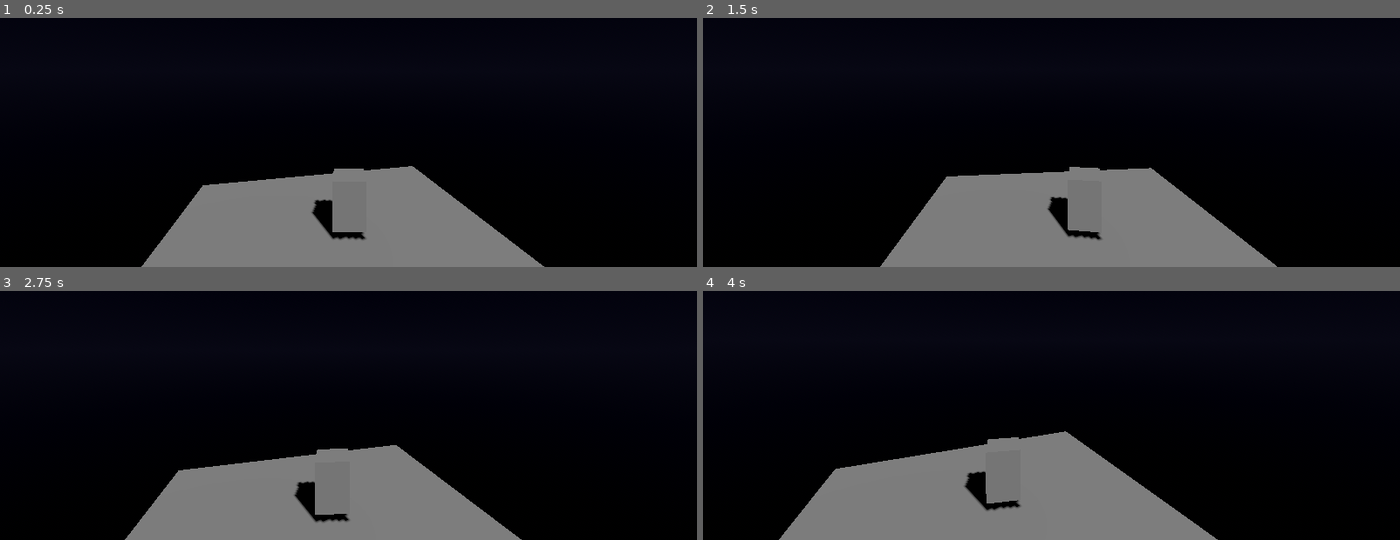
Above: before the commit, frames 1-4 (two rows, left to right).
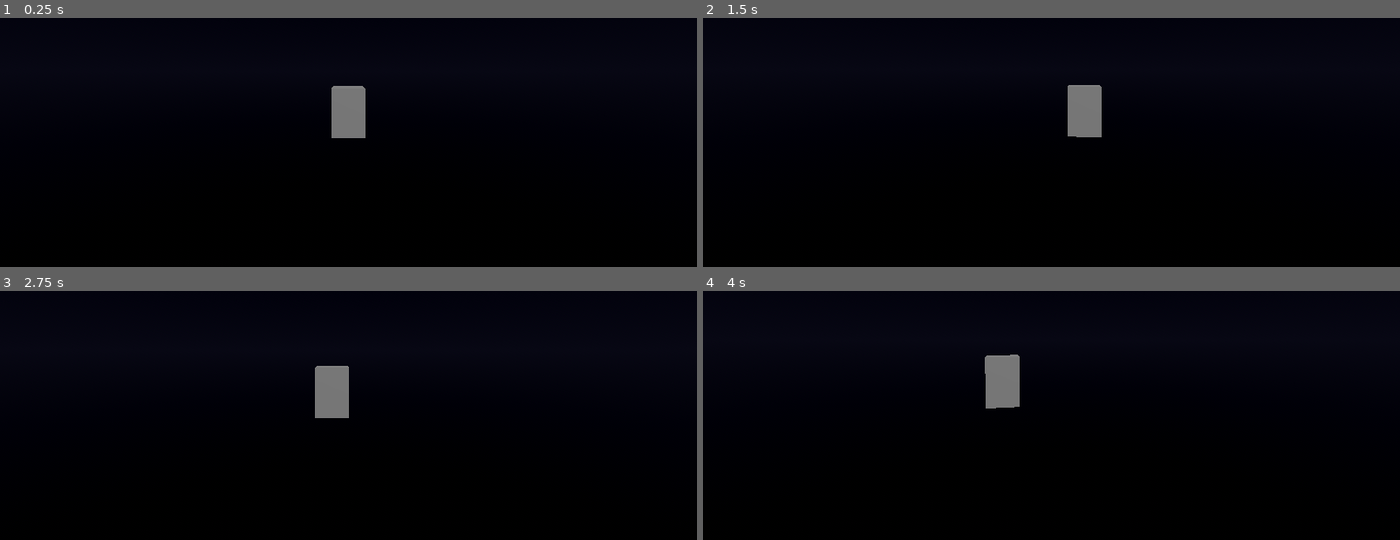
Above: after the commit, the same moments.

Repository: cbcom-wq/whoknows
Game: Godot game, scene res://scenes/flight_test.tscn
Same seed, same stepped clock (60 frames per second), same inputs: the game is played once before the commit and once after it. The project has no main scene, so this scene is started directly.
Inputs (mouse positions are in pixels of both pictures, inside the frame that each line leads up to):
- Up to frame 1 (0.25 s): no input
- Up to frame 2 (1.5 s): tap Enter at 0.5 s; move the mouse to (1086, 70) at 0.52 s; hold Shift 0.53-1.28 s; click (1086, 70) at 0.67 s; tap Space at 1.25 s; move the mouse to (1016, 72) at 1.27 s; tap Alt at 1.35 s; click (1016, 72) at 1.42 s
- Up to frame 3 (2.75 s): tap Enter at 2 s; move the mouse to (362, 338) at 2.02 s; tap Ctrl at 2.1 s; click (362, 338) at 2.17 s
- Up to frame 4 (4 s): tap Space at 2.75 s; move the mouse to (1044, 350) at 2.77 s; tap Shift at 2.85 s; click (1044, 350) at 2.92 s; tap Enter at 3.5 s; move the mouse to (1100, 348) at 3.52 s; tap Alt at 3.6 s; click (1100, 348) at 3.67 s

The runs differ from the first frame. In frame 1, 17% of the frame differs, in the area x 20-79%, y 27-100%; in frame 2, 17%; in frame 3, 16%; in frame 4, 19%, in the area x 10-74%, y 25-100%.

Commit message:
fix: separate interior space from combat arena with offset + collision layers
Moves interior world space to (0, -5000, 0), well clear of the +-3km
combat arena, and gives exterior hulls, interior geometry, and the
avatar their own named collision layers so the walkable interior can
never physically collide with a flying hull.

Fixes the avatar being launched into the ceiling on scene start,
caused by the hull collider and interior room sharing the same world
position with no layer separation.

Co-Authored-By: Claude Opus 5 <noreply@anthropic.com>

Diff:
--- a/who-knows/project.godot
+++ b/who-knows/project.godot
@@ -37,6 +37,12 @@
 toggle_assist={"deadzone":0.2,"events":[{"device":-1,"keycode":90,"physical_keycode":0,"type":"InputEventKey","pressed":true}]}
 cycle_camera={"deadzone":0.2,"events":[{"device":-1,"keycode":86,"physical_keycode":0,"type":"InputEventKey","pressed":true}]}
 
+[layer_names]
+
+3d_physics/layer_1="exterior_hull"
+3d_physics/layer_2="interior_geometry"
+3d_physics/layer_3="avatar"
+
 [physics]
 
 3d/default_gravity=0.0
--- a/who-knows/scenes/avatar.tscn
+++ b/who-knows/scenes/avatar.tscn
@@ -7,6 +7,8 @@
 height = 1.8
 
 [node name="Avatar" type="CharacterBody3D"]
+collision_layer = 4
+collision_mask = 2
 script = ExtResource("1_avatar")
 
 [node name="Collider" type="CollisionShape3D" parent="."]
--- a/who-knows/scenes/flight_test.tscn
+++ b/who-knows/scenes/flight_test.tscn
@@ -77,36 +77,48 @@
 
 [node name="Floor" type="StaticBody3D" parent="Ship/Interior"]
 position = Vector3(0, -0.1, 0)
+collision_layer = 2
+collision_mask = 0
 
 [node name="CollisionShape3D" type="CollisionShape3D" parent="Ship/Interior/Floor"]
 shape = SubResource("BoxShape3D_slab")
 
 [node name="Ceiling" type="StaticBody3D" parent="Ship/Interior"]
 position = Vector3(0, 2.1, 0)
+collision_layer = 2
+collision_mask = 0
 
 [node name="CollisionShape3D" type="CollisionShape3D" parent="Ship/Interior/Ceiling"]
 shape = SubResource("BoxShape3D_slab")
 
 [node name="WallN" type="StaticBody3D" parent="Ship/Interior"]
 position = Vector3(0, 1, -5)
+collision_layer = 2
+collision_mask = 0
 
 [node name="CollisionShape3D" type="CollisionShape3D" parent="Ship/Interior/WallN"]
 shape = SubResource("BoxShape3D_wall_ns")
 
 [node name="WallS" type="StaticBody3D" parent="Ship/Interior"]
 position = Vector3(0, 1, 5)
+collision_layer = 2
+collision_mask = 0
 
 [node name="CollisionShape3D" type="CollisionShape3D" parent="Ship/Interior/WallS"]
 shape = SubResource("BoxShape3D_wall_ns")
 
 [node name="WallE" type="StaticBody3D" parent="Ship/Interior"]
 position = Vector3(3, 1, 0)
+collision_layer = 2
+collision_mask = 0
 
 [node name="CollisionShape3D" type="CollisionShape3D" parent="Ship/Interior/WallE"]
 shape = SubResource("BoxShape3D_wall_ew")
 
 [node name="WallW" type="StaticBody3D" parent="Ship/Interior"]
 position = Vector3(-3, 1, 0)
+collision_layer = 2
+collision_mask = 0
 
 [node name="CollisionShape3D" type="CollisionShape3D" parent="Ship/Interior/WallW"]
 shape = SubResource("BoxShape3D_wall_ew")
@@ -116,6 +128,8 @@
 
 [node name="PilotSeat" type="StaticBody3D" parent="Ship/Interior"]
 position = Vector3(0, 0, -3.5)
+collision_layer = 2
+collision_mask = 0
 script = ExtResource("5_pilot_seat")
 camera_director_path = NodePath("../../CameraDirector")
 
--- a/who-knows/src/ship/ship.gd
+++ b/who-knows/src/ship/ship.gd
@@ -4,7 +4,8 @@
 ## Owns one ship's two representations. In Slice 1 the geometry under
 ## each is hand-authored; from Task 15 both are generated from a ShipGrid.
 
-const SLOT_SPACING := 10000.0
+const SLOT_SPACING := 2000.0
+const INTERIOR_WORLD_BASE := Vector3(0.0, -5000.0, 0.0)
 
 @export var interior_slot: int = 0
 
@@ -16,7 +17,12 @@
 	exterior.linear_damp = 0.0
 	exterior.angular_damp = 0.0
 	exterior.can_sleep = false
+	exterior.collision_layer = 1
+	exterior.collision_mask = 1
 	interior.global_position = interior_slot_origin()
 
 func interior_slot_origin() -> Vector3:
-	return Vector3(interior_slot * SLOT_SPACING, 0.0, 0.0)
+	# Interior space sits well clear of the combat arena so the walkable
+	# interior can never intersect a flying hull. Collision layers enforce
+	# the same separation independently.
+	return INTERIOR_WORLD_BASE + Vector3(interior_slot * SLOT_SPACING, 0.0, 0.0)
